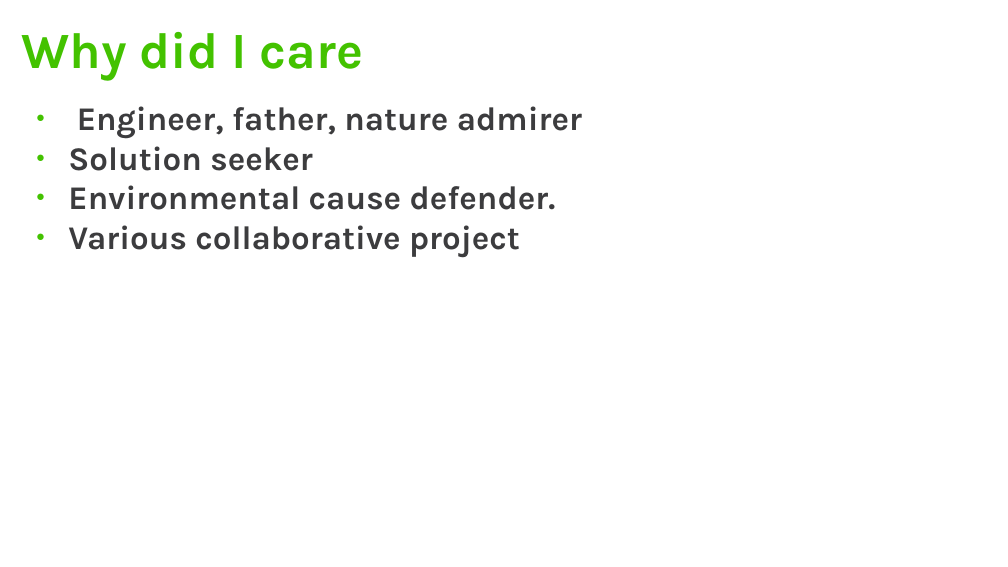
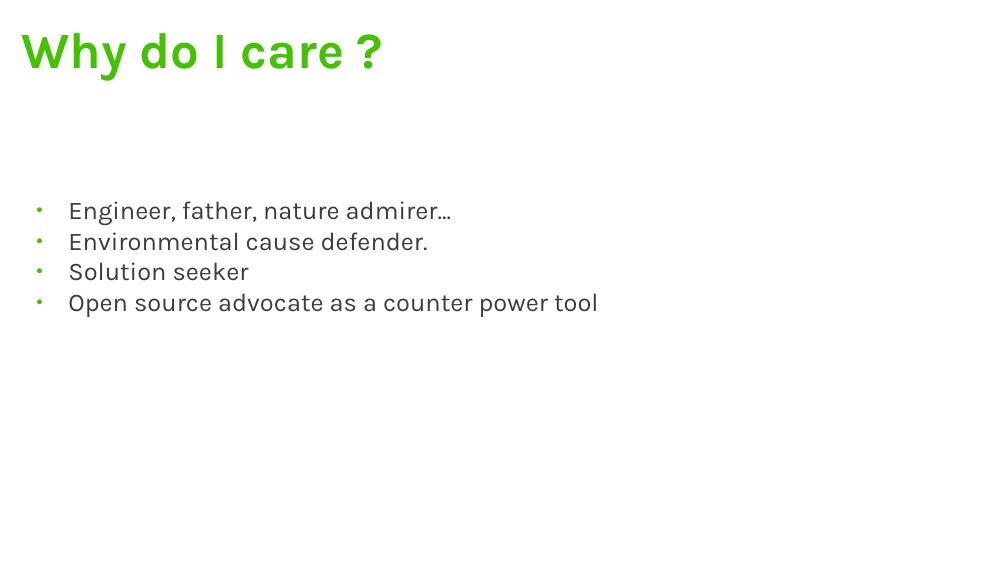
Before and after one commit to dabrain34/DabrainDocs, a slide deck: slide 17 of Presentation/OpenFoodFacts/openfoodfacts.odp (slide 15 before the commit). Drawn at 1008x567 pixels with LibreOffice and Linux fonts; fonts in the diff are those of the drawing; background and template pictures are left out. Boxes give left, top, right and bottom in pixels: in the first picture for what was removed or moved away, otherwise in the second. Text is boxed around its words. In the diff, an @@ line names an element or a change of style, - is before the commit and + after.

Commit message:
RC1 for OFF

```diff
--- a/Presentation/OpenFoodFacts/openfoodfacts.odp
+++ b/Presentation/OpenFoodFacts/openfoodfacts.odp
@@ title at box(22, 33, 344, 80): text changed @@
-Why did I care
+Why do I care ?
@@ text "Engineer, father, nature admirer...": place and size @@
-text "Engineer, father, nature admirer..." at box(68, 106, 582, 257)
+text "Engineer, father, nature admirer..." at box(68, 201, 598, 317)
@@ text at box(68, 201, 451, 251): text changed; size 26 to 20 pt; bold off @@
-● Engineer, father, nature admirer
+● Engineer, father, nature admirer...
+● Environmental cause defender.
@@ text at box(68, 262, 249, 281): size 26 to 20 pt, bold off in "Solution seeker" @@
@@ text at box(68, 293, 598, 317): text changed; size 26 to 20 pt; bold off @@
-● Environmental cause defender.
-● Various collaborative project
+● Open source advocate as a counter power tool
```
Also in this commit, not shown: 9 other slides changed, 8 slides added, 6 slides removed.
